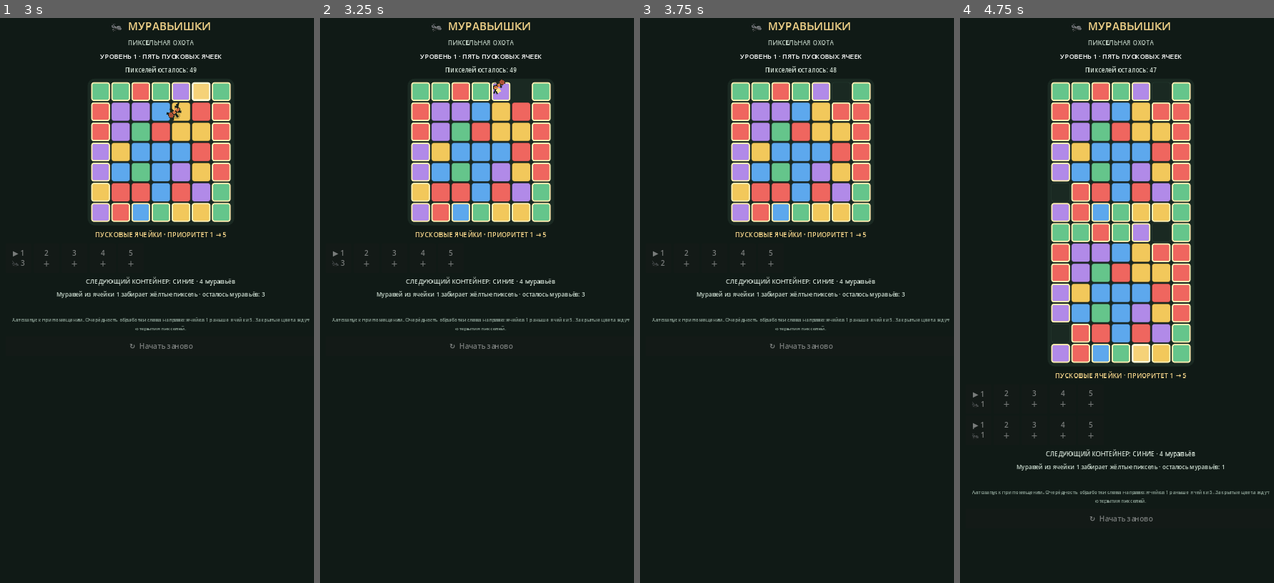
Above: before the commit, frames 1-4 (left to right).
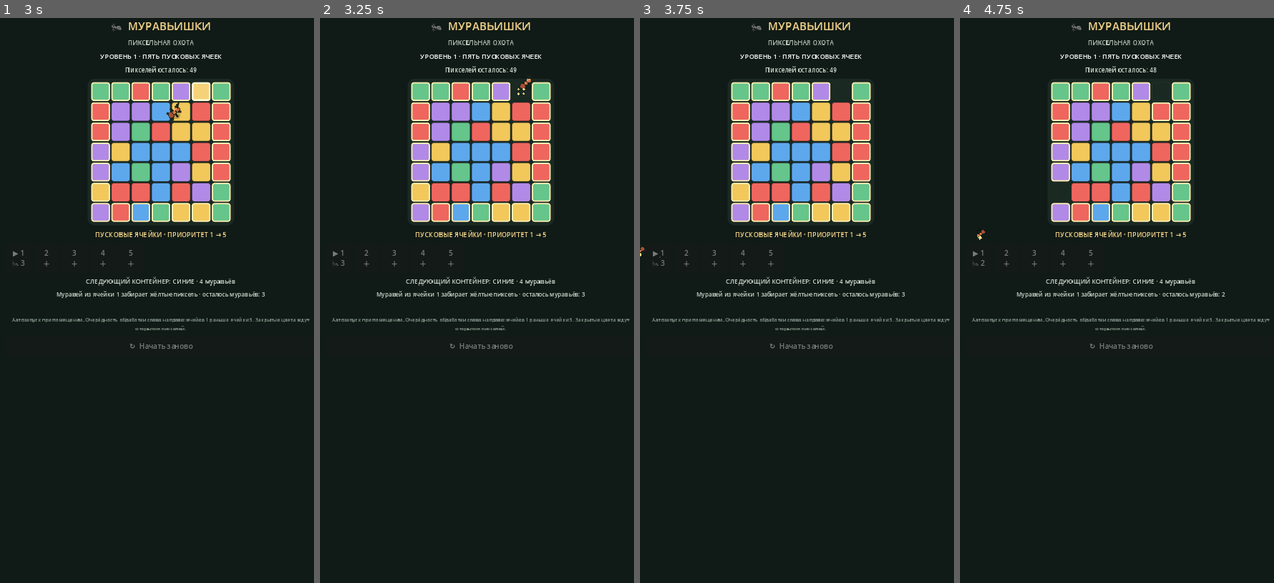
Above: after the commit, the same moments.

Repository: MaiklLX/Ants-Pixel-Hunt
Game: Godot game, scene res://scenes/main.tscn
Same seed, same stepped clock (60 frames per second), same inputs: the game is played once before the commit and once after it.
Inputs:
- Up to frame 1 (3 s): click "↻ Начать заново" at 0.5 s; click "↻ Начать заново" at 1.25 s; click "↻ Начать заново" at 2 s; click "1 ＋" at 2.75 s
- Up to frame 2 (3.25 s): no input
- Up to frame 3 (3.75 s): no input
- Up to frame 4 (4.75 s): no input

Frame 1 is identical in both runs. In frame 2, less than 0.1% of the frame differs, in the area x 55-68%, y 10-14%; in frame 3, less than 0.1%; in frame 4, 11%, in the area x 3-99%, y 8-90%.

Commit message:
Add gold sparkle burst when a pixel is collected

Diff:
--- a/scripts/main.gd
+++ b/scripts/main.gd
@@ -460,11 +460,43 @@
 	if tile == null:
 		return
 	tile.pivot_offset = tile.size * 0.5
+	var center_global := tile.get_global_rect().get_center()
+	var center_local := _global_to_fx_local(center_global)
 	var tween := create_tween()
 	tween.set_parallel(true)
 	tween.tween_property(tile, "scale", Vector2(0.12, 0.12), 0.12).set_trans(Tween.TRANS_BACK).set_ease(Tween.EASE_IN)
 	tween.tween_property(tile, "modulate:a", 0.0, 0.12).set_trans(Tween.TRANS_SINE).set_ease(Tween.EASE_IN)
 	await tween.finished
+	await _animate_pickup_sparkles(center_local)
+
+
+func _animate_pickup_sparkles(center: Vector2) -> void:
+	if not is_instance_valid(fx_layer):
+		return
+	var offsets: Array[Vector2] = [
+		Vector2(-13, -11), Vector2(13, -11),
+		Vector2(-13, 11), Vector2(13, 11)
+	]
+	var sparks: Array[ColorRect] = []
+	var tween := create_tween()
+	tween.set_parallel(true)
+	for offset in offsets:
+		var spark := ColorRect.new()
+		spark.color = Color("#ffe08a")
+		spark.size = Vector2(4, 4)
+		spark.pivot_offset = spark.size * 0.5
+		spark.rotation = PI * 0.25
+		spark.mouse_filter = Control.MOUSE_FILTER_IGNORE
+		fx_layer.add_child(spark)
+		spark.position = center - spark.size * 0.5
+		sparks.append(spark)
+		tween.tween_property(spark, "position", center + offset - spark.size * 0.5, 0.18).set_trans(Tween.TRANS_CUBIC).set_ease(Tween.EASE_OUT)
+		tween.tween_property(spark, "scale", Vector2(0.25, 0.25), 0.18).set_trans(Tween.TRANS_BACK).set_ease(Tween.EASE_IN)
+		tween.tween_property(spark, "modulate:a", 0.0, 0.18).set_trans(Tween.TRANS_SINE).set_ease(Tween.EASE_IN)
+	await tween.finished
+	for spark in sparks:
+		if is_instance_valid(spark):
+			spark.queue_free()
 
 func _is_defeat() -> bool:
 	if _free_slot_count() > 0:
